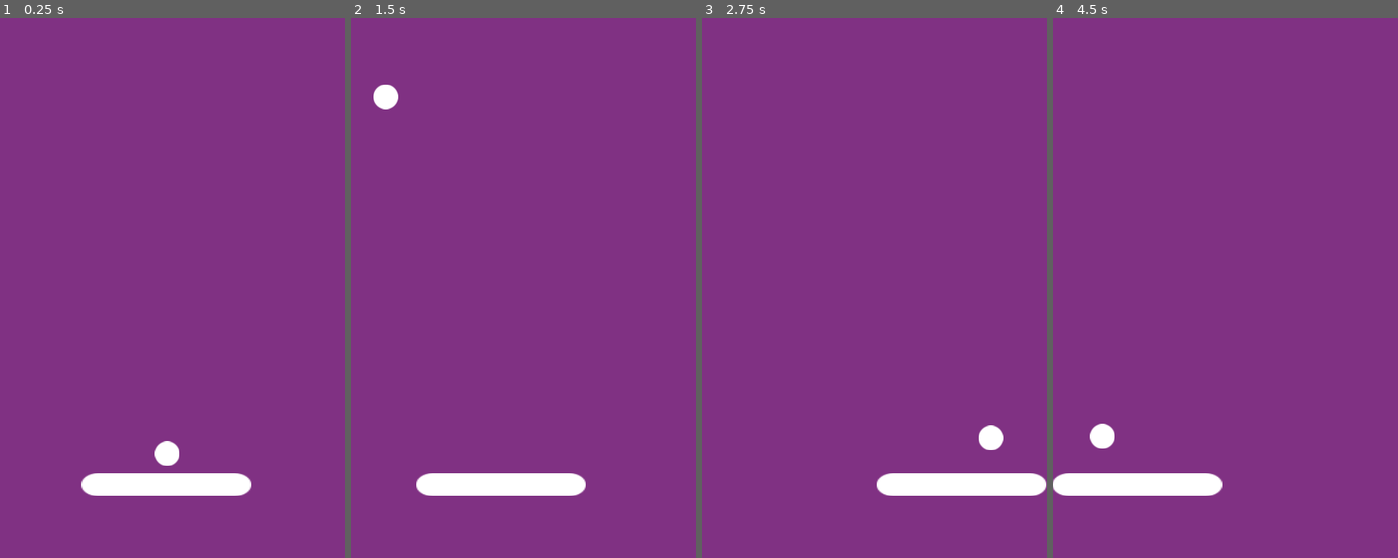
Above: before the commit, frames 1-4 (left to right).
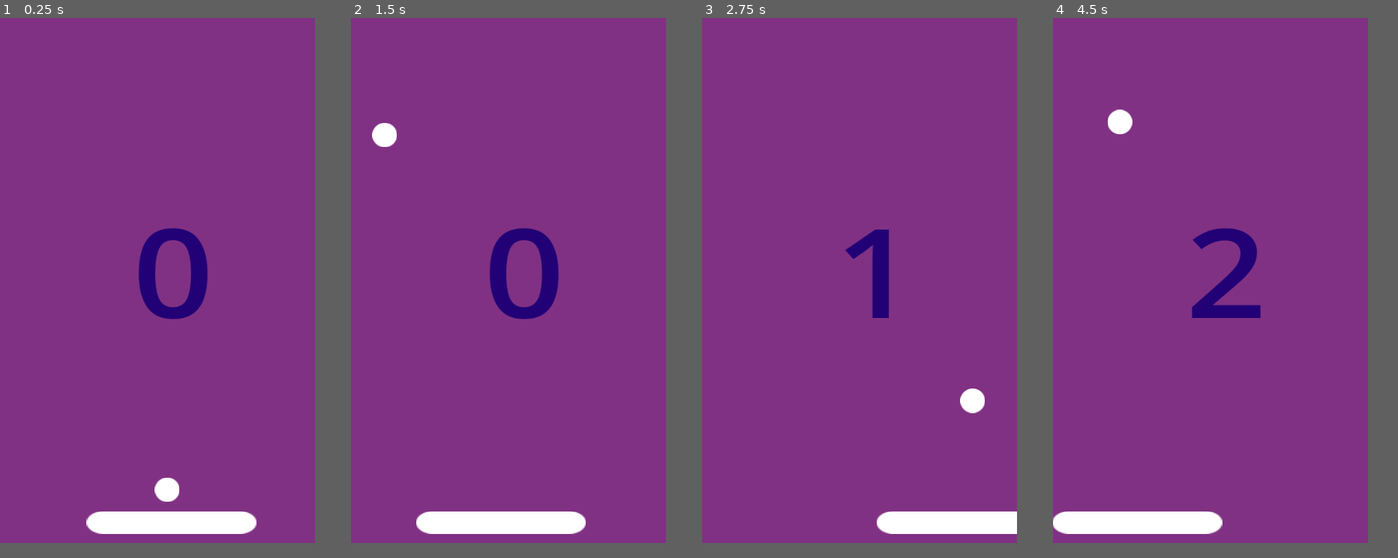
Above: after the commit, the same moments.

Repository: Matheusfbio/Space-pong
Game: Godot game, scene res://scenes/game.tscn
Two runs of this game, one before a commit and one after it. Both use one fixed random seed, a clock stepped at 60 frames per second and the inputs below.
Inputs:
- Up to frame 1 (0.25 s): no input
- Up to frame 2 (1.5 s): tap Enter at 0.5 s; hold Right (ui_right) 0.53-1.28 s; hold Space (Start) 0.53-1.28 s; hold Left (ui_left) from 1.28 s (still down); tap Tab at 1.35 s
- Up to frame 3 (2.75 s): release Left (ui_left) at 2.03 s; hold Right (ui_right) from 2.03 s (still down); tap Backspace at 2.1 s
- Up to frame 4 (4.5 s): tap Space (Start) at 2.85 s; release Right (ui_right) at 3.53 s; hold Left (ui_left) from 3.53 s (still down); tap Tab at 3.6 s; tap Backspace at 4.35 s
In our replay, the window is 460x720 before the commit and 420x700 after it. These sizes can differ from the game's own. Grey fills any space a smaller window leaves; there, only what the larger window draws over its background counts as a difference.

The runs differ from the first frame. In frame 1, 5.9% of the frame differs, in the area x 23-75%, y 38-96%; in frame 2, 6.3%, in the area x 6-69%, y 12-96%; in frame 3, 5.2%; in frame 4, 6.0%.

Commit message:
build: clean up project structure, add .gitignore and new features

Diff:
--- a/project.godot
+++ b/project.godot
@@ -8,18 +8,24 @@
 
 config_version=5
 
+[animation]
+
+compatibility/default_parent_skeleton_in_mesh_instance_3d=true
+
 [application]
 
 config/name="SpacePong"
 run/main_scene="res://scenes/game.tscn"
-config/features=PackedStringArray("4.3", "Mobile")
+config/features=PackedStringArray("4.6", "Mobile")
 config/icon="res://sprites/icon.svg"
 
 [display]
 
-window/size/viewport_width=460
-window/size/viewport_height=720
-window/stretch/aspect="keep_height"
+window/size/viewport_width=420
+window/size/viewport_height=700
+window/stretch/mode="canvas_items"
+window/stretch/aspect="expand"
+window/handheld/orientation=1
 
 [input]
 
--- a/scenes/ball.gd
+++ b/scenes/ball.gd
@@ -2,8 +2,9 @@
 
 var started = false
 var start_speed = 500
-var incremental_speed = 1.05
+var incremental_speed = 1.02
 var angle = [-250, 250]
+var pongs = 0
 
 func _physics_process(delta):
 	if Input.is_action_pressed("Start") and started == false:
@@ -12,8 +13,12 @@
 	if started:
 		var collision = move_and_collide(velocity * delta)
 		if collision != null:
-			velocity = velocity.bounce(collision.get_normal()) * incremental_speed
-			print(velocity)
+			if collision.get_collider().name == "TopWall":
+				pongs += 1
+				velocity = velocity.bounce(collision.get_normal()) * incremental_speed
+			else:
+				velocity = velocity.bounce(collision.get_normal())
+		print(velocity)
 
 func start_game():
 	started = true
--- a/scenes/game.tscn
+++ b/scenes/game.tscn
@@ -1,8 +1,27 @@
-[gd_scene load_steps=7 format=3 uid="uid://cc4souncpsicv"]
+[gd_scene format=3 uid="uid://cc4souncpsicv"]
 
 [ext_resource type="Texture2D" uid="uid://dbo6mpaatmx00" path="res://sprites/Fundo6.png" id="1_62qvw"]
+[ext_resource type="Script" uid="uid://clsylgqtaxnlc" path="res://scripts/game.gd" id="1_lbhrr"]
 [ext_resource type="PackedScene" uid="uid://bb2k1inx2tosy" path="res://scenes/player.tscn" id="2_f1na5"]
 [ext_resource type="PackedScene" uid="uid://bh8d61b0k4152" path="res://scenes/ball.tscn" id="3_r68vm"]
+
+[sub_resource type="GDScript" id="GDScript_lnu2h"]
+script/source = "extends HBoxContainer
+
+
+# Called when the node enters the scene tree for the first time.
+func _ready() -> void:
+	pass # Replace with function body.
+
+
+# Called every frame. 'delta' is the elapsed time since the previous frame.
+func _process(delta: float) -> void:
+	pass
+"
+
+[sub_resource type="LabelSettings" id="LabelSettings_lnu2h"]
+font_size = 220
+font_color = Color(0.13275719, 5.5398494e-05, 0.46275884, 1)
 
 [sub_resource type="RectangleShape2D" id="RectangleShape2D_hb7cy"]
 size = Vector2(497.5, 63)
@@ -13,42 +32,67 @@
 [sub_resource type="RectangleShape2D" id="RectangleShape2D_6aq72"]
 size = Vector2(492, 85.25)
 
-[node name="Game" type="Node2D"]
+[node name="Game" type="Node2D" unique_id=940552831]
+script = ExtResource("1_lbhrr")
 metadata/_edit_vertical_guides_ = [-701.0]
 
-[node name="Background" type="Sprite2D" parent="."]
-position = Vector2(229.25, 359.063)
-scale = Vector2(0.858333, 0.760286)
+[node name="CanvasLayer" type="CanvasLayer" parent="." unique_id=1104964991]
+
+[node name="HBoxContainer" type="HBoxContainer" parent="CanvasLayer" unique_id=727547361]
+anchors_preset = 2
+anchor_top = 1.0
+anchor_bottom = 1.0
+offset_top = -705.0
+offset_right = 461.0
+grow_vertical = 0
+script = SubResource("GDScript_lnu2h")
+
+[node name="Background" type="Sprite2D" parent="CanvasLayer/HBoxContainer" unique_id=79897670]
+position = Vector2(229.25005, 354.56287)
+scale = Vector2(0.8583332, 0.7509107)
 texture = ExtResource("1_62qvw")
 
-[node name="Player" parent="." instance=ExtResource("2_f1na5")]
-position = Vector2(173, 625)
+[node name="Pongs" type="Label" parent="CanvasLayer/HBoxContainer/Background" unique_id=434986434]
+offset_left = -123.786514
+offset_top = -169.87753
+offset_right = 128.21349
+offset_bottom = 133.75378
+text = "0"
+label_settings = SubResource("LabelSettings_lnu2h")
+horizontal_alignment = 1
+vertical_alignment = 1
 
-[node name="TopWall" type="StaticBody2D" parent="."]
+[node name="Ball" parent="CanvasLayer/HBoxContainer/Background" unique_id=1330941247 instance=ExtResource("3_r68vm")]
+z_index = 1
+position = Vector2(-7.281555, 372.14548)
+scale = Vector2(1.165049, 1.3152945)
 
-[node name="CollisionShape2D" type="CollisionShape2D" parent="TopWall"]
+[node name="Player" parent="CanvasLayer/HBoxContainer/Background" unique_id=1849499661 instance=ExtResource("2_f1na5")]
+position = Vector2(-57.378654, 433.96436)
+scale = Vector2(1.165049, 1.3152945)
+
+[node name="TopWall" type="StaticBody2D" parent="CanvasLayer/HBoxContainer" unique_id=1039906235]
+
+[node name="CollisionShape2D" type="CollisionShape2D" parent="CanvasLayer/HBoxContainer/TopWall" unique_id=951567432]
 position = Vector2(218, -26)
 shape = SubResource("RectangleShape2D_hb7cy")
 
-[node name="LeftWall" type="StaticBody2D" parent="."]
+[node name="LeftWall" type="StaticBody2D" parent="CanvasLayer/HBoxContainer" unique_id=1684365257]
 
-[node name="CollisionShape2D" type="CollisionShape2D" parent="LeftWall"]
+[node name="CollisionShape2D" type="CollisionShape2D" parent="CanvasLayer/HBoxContainer/LeftWall" unique_id=431805077]
 position = Vector2(507, 362)
 shape = SubResource("RectangleShape2D_w8287")
 
-[node name="RightWall" type="StaticBody2D" parent="."]
+[node name="RightWall" type="StaticBody2D" parent="CanvasLayer/HBoxContainer" unique_id=764466029]
 position = Vector2(-300, -84)
 
-[node name="CollisionShape2D" type="CollisionShape2D" parent="RightWall"]
+[node name="CollisionShape2D" type="CollisionShape2D" parent="CanvasLayer/HBoxContainer/RightWall" unique_id=464847269]
 position = Vector2(252, 449.25)
 shape = SubResource("RectangleShape2D_w8287")
 
-[node name="Hole" type="Area2D" parent="."]
+[node name="Hole" type="Area2D" parent="CanvasLayer/HBoxContainer" unique_id=682265734]
 
-[node name="CollisionShape2D" type="CollisionShape2D" parent="Hole"]
-position = Vector2(221, 749.375)
+[node name="CollisionShape2D" type="CollisionShape2D" parent="CanvasLayer/HBoxContainer/Hole" unique_id=447534823]
+position = Vector2(238, 749)
 shape = SubResource("RectangleShape2D_6aq72")
 debug_color = Color(0.972549, 0, 0, 0.419608)
-
-[node name="Ball" parent="." instance=ExtResource("3_r68vm")]
-position = Vector2(223, 581)
--- /dev/null
+++ b/scripts/game.gd
@@ -0,0 +1,7 @@
+extends Node2D
+
+@onready var ball = $CanvasLayer/HBoxContainer/Background/Ball
+@onready var label_pongs = $CanvasLayer/HBoxContainer/Background/Pongs
+
+func _process(delta):
+	label_pongs.text = str(ball.pongs)
Not shown, added: addons/copilot/Copilot.gd
Not shown, added: addons/copilot/Copilot.gd.uid
Not shown, added: addons/copilot/CopilotUI.tscn
Not shown, added: addons/copilot/GithubCopilot.gd
Not shown, added: addons/copilot/GithubCopilot.gd.uid
Not shown, added: addons/copilot/LLM.gd
Not shown, added: addons/copilot/LLM.gd.uid
Not shown, added: addons/copilot/OpenAIChat.gd
Not shown, added: addons/copilot/OpenAIChat.gd.uid
Not shown, added: addons/copilot/OpenAICompletion.gd
Not shown, added: addons/copilot/OpenAICompletion.gd.uid
Not shown, added: addons/copilot/Plugin.gd
(and 11 more such lines)
